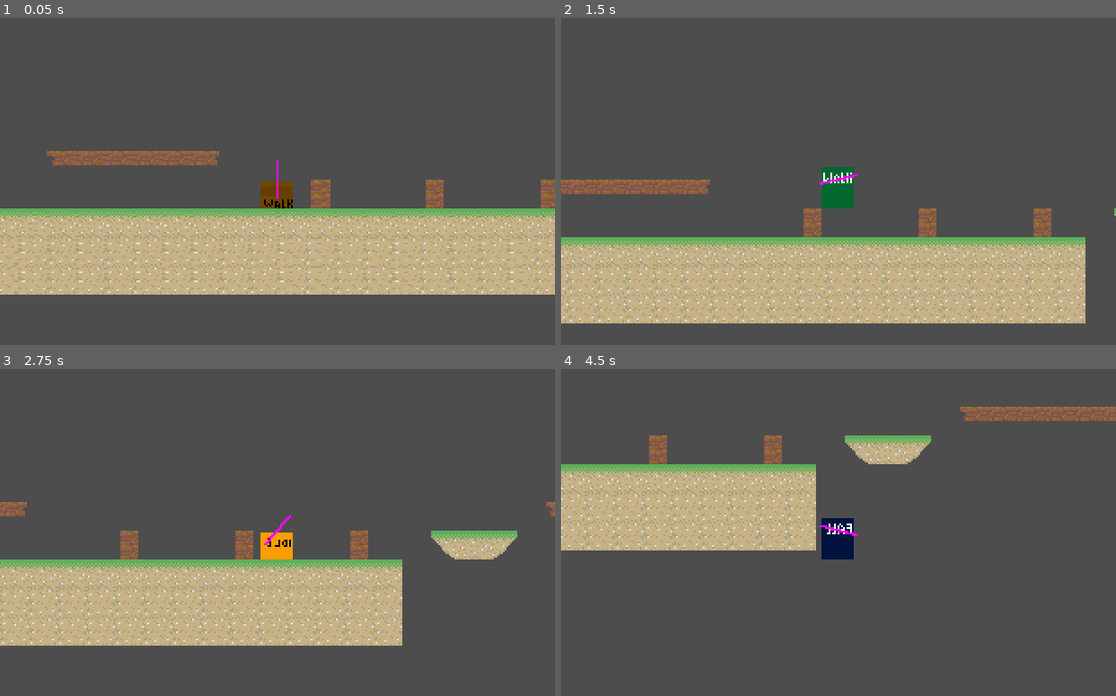
Above: before the commit, frames 1-4 (two rows, left to right).
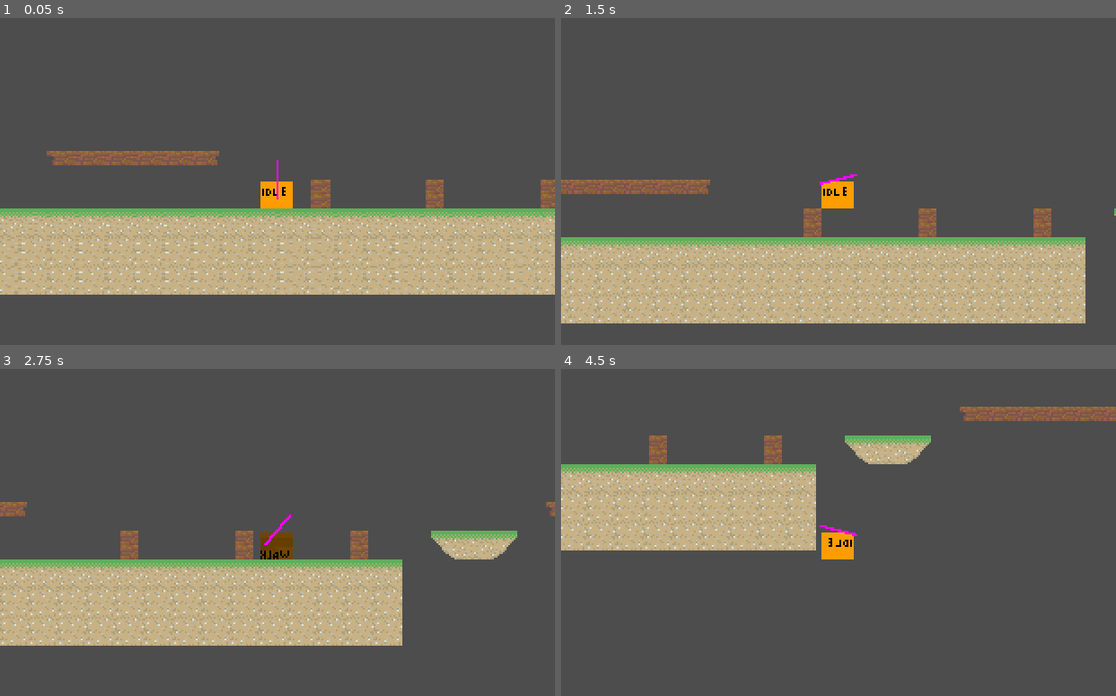
Above: after the commit, the same moments.

Repository: haruo-gabriel/portal2d
Game: Godot game, scene res://levels/level_1/level_scene.tscn
The game is run twice, just before and just after one commit, with the same random seed, the same clock (stepped at 60 frames per second) and the same inputs.
Inputs (mouse positions are in pixels of both pictures, inside the frame that each line leads up to):
- Up to frame 1 (0.05 s): no input
- Up to frame 2 (1.5 s): tap Enter at 0.5 s; move the mouse to (960, 171) at 0.52 s; hold Shift (crouch) 0.53-1.28 s; hold D (move_right) from 0.53 s (still down); tap Space (jump) at 0.77 s; move the mouse to (727, 204) at 1.27 s; tap Shift (crouch) at 1.35 s
- Up to frame 3 (2.75 s): tap Space (jump) at 1.52 s; move the mouse to (333, 463) at 2.02 s; release D (move_right) at 2.03 s; hold A (move_left) from 2.03 s (still down); hold Shift (crouch) from 2.03 s (still down); click (333, 463) at 2.1 s
- Up to frame 4 (4.5 s): move the mouse to (810, 607) at 2.77 s; release A (move_left) at 2.78 s; release Shift (crouch) at 2.78 s; hold D (move_right) 2.78-4.28 s; tap Shift (crouch) at 2.85 s; tap Space (jump) at 3.02, 3.77 s; move the mouse to (1005, 591) at 3.52 s; hold Shift (crouch) 3.53-4.28 s; move the mouse to (672, 486) at 4.27 s; hold A (move_left) from 4.28 s (still down); click (672, 486) at 4.35 s

The runs differ from the first frame. In frame 1, 0.5% of the frame differs, in the area x 46-53%, y 50-59%; in frame 2, 0.7%, in the area x 46-53%, y 45-59%; in frame 3, 0.5%; in frame 4, 0.7%.
Error in both runs: Trying to return value of type "Nil" from a function whose return type is "bool". (res://characters/player/scripts/portal_caster.gd:47)

Commit message:
Fixing the crouching animation

Diff:
--- a/godot project/characters/player/scripts/animation_player.gd
+++ b/godot project/characters/player/scripts/animation_player.gd
@@ -20,8 +20,12 @@
 
 	var is_crouched_animation: bool = "(Crouched)" in current_animation
 
-	if player.is_crouching and (not is_crouched_animation or not player.is_on_floor()):
-		play("Idle (Crouched)")
-
 	if not player.is_crouching and is_crouched_animation:
 		play(state_machine.current_state.animation_name)
+
+	if not player.is_on_floor() or (player.is_crouching and (not is_crouched_animation or state_machine.current_state.animation_name not in current_animation)):
+
+		if state_machine.current_state.animation_name == "Walk":
+			play("Walk (Crouched)")
+		else:
+			play("Idle (Crouched)")
